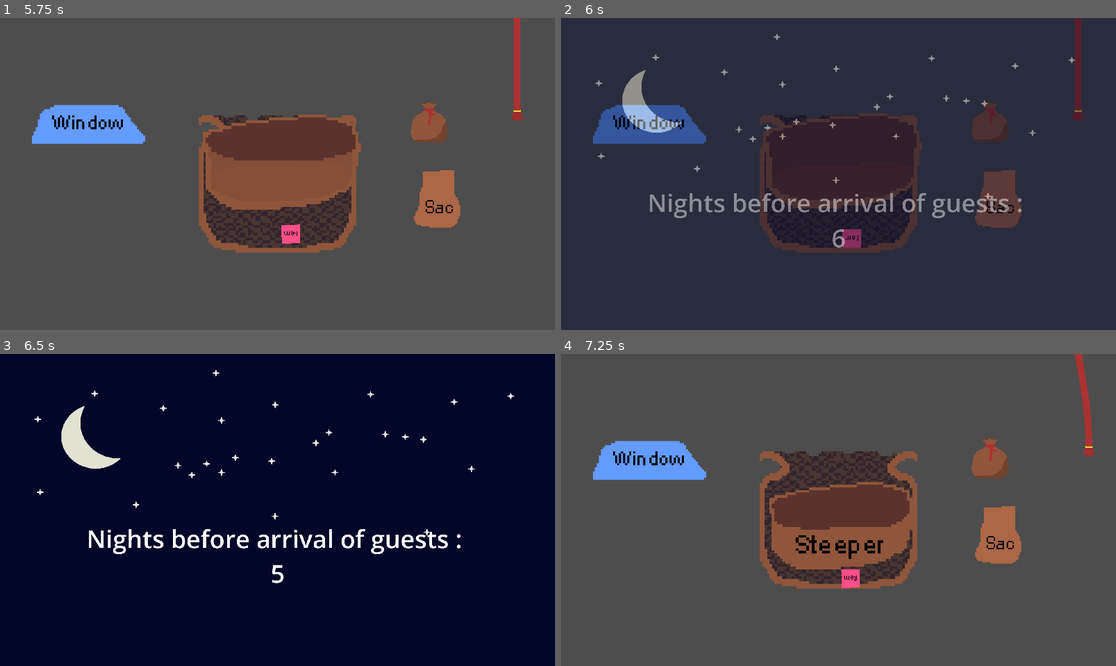
Above: before the commit, frames 1-4 (two rows, left to right).
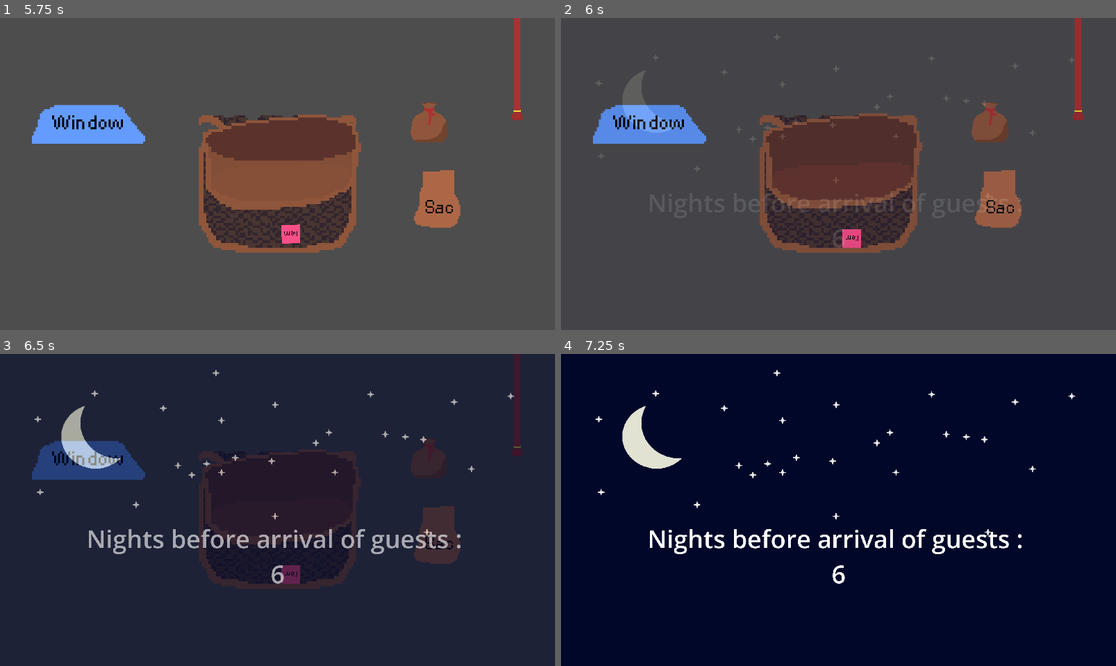
Above: after the commit, the same moments.

Repository: ThomasMcDonald904/TeaGame
Game: Godot game, scene res://scenes/brewdio.tscn
Same seed, same stepped clock (60 frames per second), same inputs: the game is played once before the commit and once after it. This scene is started directly instead of the project's main scene.
Inputs (mouse positions are in pixels of both pictures, inside the frame that each line leads up to):
- Up to frame 1 (5.75 s): move the mouse to (427, 61) at 0.52 s; press the mouse at (427, 61) at 0.53 s; move the mouse to (427, 120) at 1.27 s; release the mouse at (427, 120) at 1.28 s; click (427, 120) at 1.35 s; move the mouse to (438, 205) at 2.02 s; press the mouse at (438, 205) at 2.03 s; tap Enter at 2.75, 4.25 s; move the mouse to (266, 239) at 2.77 s; release the mouse at (266, 239) at 2.78 s; click (266, 239) at 2.85 s; tap Space at 3.5 s; move the mouse to (238, 223) at 3.52 s; press the mouse at (238, 223) at 3.53 s; move the mouse to (277, 308) at 4.27 s; release the mouse at (277, 308) at 4.28 s; click (277, 308) at 4.35 s; move the mouse to (277, 174) at 5.02 s; press the mouse at (277, 174) at 5.03 s
- Up to frame 2 (6 s): move the mouse to (649, 120) at 5.77 s; release the mouse at (649, 120) at 5.78 s; click (649, 120) at 5.85 s
- Up to frame 3 (6.5 s): no input
- Up to frame 4 (7.25 s): move the mouse to (1077, 444) at 6.52 s; press the mouse at (1077, 444) at 6.53 s

Frame 1 is identical in both runs. In frame 2, 98% of the frame differs, in the area x 0-100%, y 0-100%; in frame 3, 98%; in frame 4, 100%.

Commit message:
Next day animation length hotfix

Diff:
--- a/scenes/brewdio.tscn
+++ b/scenes/brewdio.tscn
@@ -145,7 +145,6 @@
 libraries = {
 "": SubResource("AnimationLibrary_kxiww")
 }
-speed_scale = 4.0
 
 [node name="VBoxContainer" type="VBoxContainer" parent="Control"]
 layout_mode = 1
